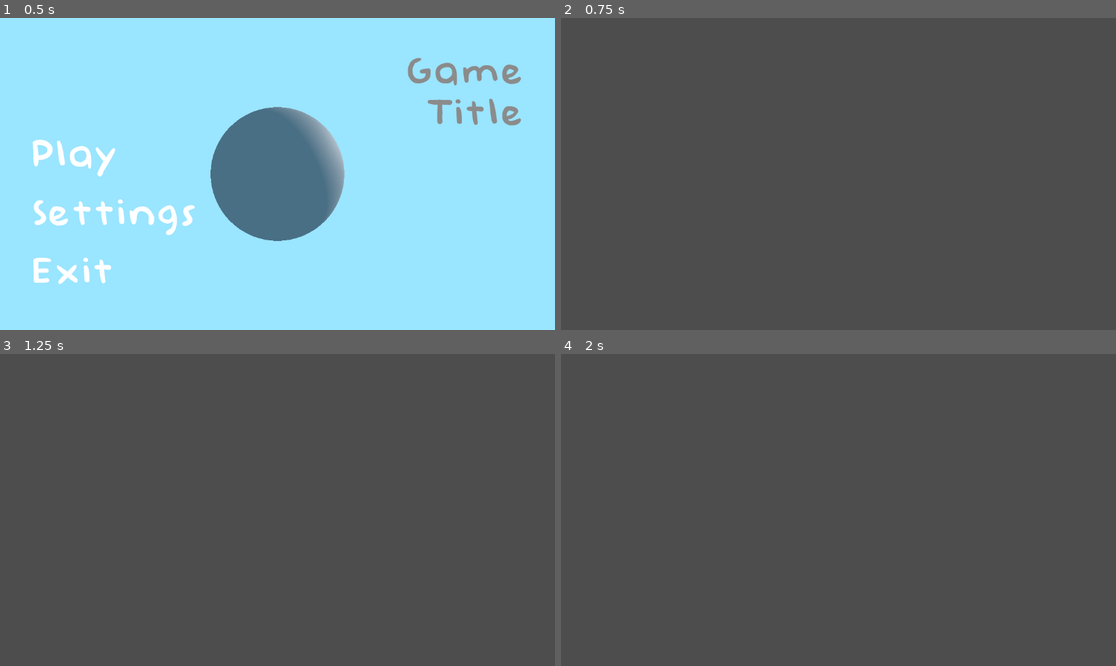
Above: before the commit, frames 1-4 (two rows, left to right).
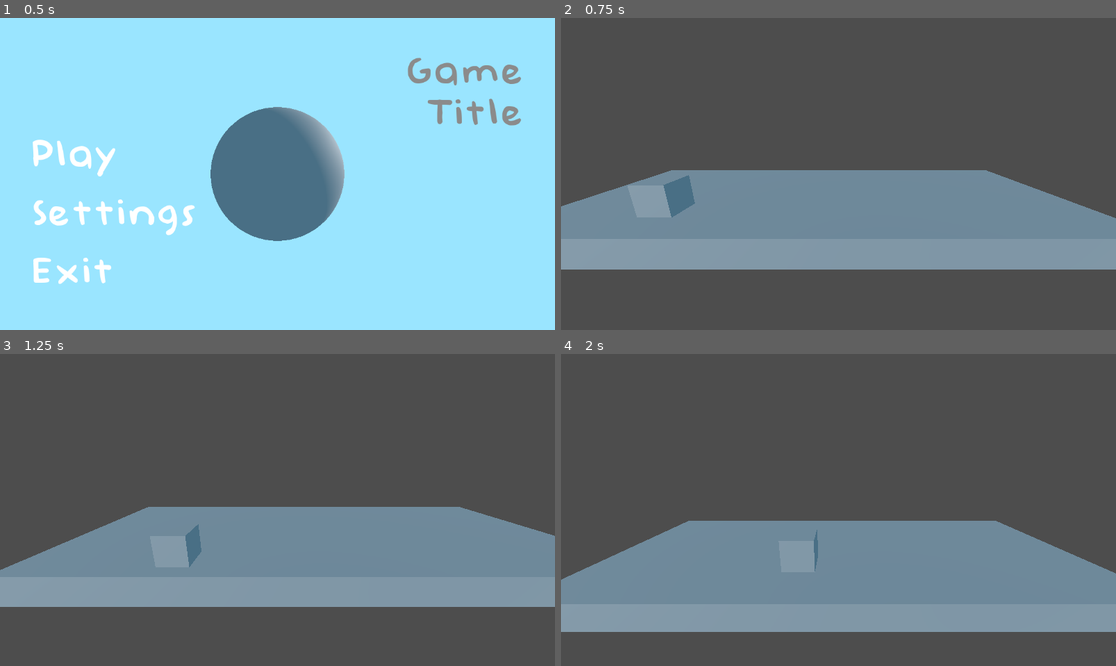
Above: after the commit, the same moments.

Repository: Nof-va/13dt1-nofo
Game: Godot game, scene res://Scenes/menu.tscn
The game is run twice, just before and just after one commit, with the same random seed, the same clock (stepped at 60 frames per second) and the same inputs.
Inputs:
- Up to frame 1 (0.5 s): no input
- Up to frame 2 (0.75 s): click "Settings" at 0.5 s
- Up to frame 3 (1.25 s): no input
- Up to frame 4 (2 s): tap Enter (ui_accept) at 1.25, 1.52, 1.82 s; hold D (move_right, bound only after the commit) from 1.28 s (still down); tap W (move_away, bound only after the commit) at 1.35 s; tap S (move_toward, bound only after the commit) at 1.55 s

Frame 1 is identical in both runs. In frame 2, 29% of the frame differs, in the area x 0-100%, y 48-81%; in frame 3, 29%; in frame 4, 32%, in the area x 0-100%, y 53-90%.

Commit message:
Player avatar progression
Not all parts of the player have been coded and implemented but basic movement and camera mechanisms are functional

Diff:
--- a/13dt1-as91907-project/Scenes/gameplay.tscn
+++ b/13dt1-as91907-project/Scenes/gameplay.tscn
@@ -1,3 +1,28 @@
-[gd_scene format=3 uid="uid://3t18mjro8ddi"]
+[gd_scene load_steps=4 format=3 uid="uid://3t18mjro8ddi"]
+
+[ext_resource type="PackedScene" uid="uid://qyvxj6m7bb1f" path="res://Scenes/playerbody.tscn" id="1_1bkrg"]
+
+[sub_resource type="BoxMesh" id="BoxMesh_l6dbt"]
+
+[sub_resource type="BoxShape3D" id="BoxShape3D_73yyx"]
+size = Vector3(19.3193, 1, 7.2934)
 
 [node name="Node3D" type="Node3D"]
+
+[node name="Node3D2" parent="." instance=ExtResource("1_1bkrg")]
+transform = Transform3D(1, 0, 0, 0, 1, 0, 0, 0, 1, -4.74864, 1.49905, 0)
+
+[node name="StaticBody3D" type="StaticBody3D" parent="."]
+transform = Transform3D(1, 0, 0, 0, 1, 0, 0, 0, 1, 0, 0, -2.67251)
+
+[node name="MeshInstance3D" type="MeshInstance3D" parent="StaticBody3D"]
+transform = Transform3D(19.3251, 0, 0, 0, 1, 0, 0, 0, 7.2974, 0, 0, 0)
+mesh = SubResource("BoxMesh_l6dbt")
+skeleton = NodePath("")
+
+[node name="CollisionShape3D" type="CollisionShape3D" parent="StaticBody3D"]
+transform = Transform3D(1, 0, 0, 0, 1, 0, 0, 0, 1, -0.0015564, 0, -0.000335693)
+shape = SubResource("BoxShape3D_73yyx")
+
+[node name="DirectionalLight3D" type="DirectionalLight3D" parent="."]
+transform = Transform3D(0.536563, 0.25173, -0.805439, 1.12812e-08, 0.95447, 0.298308, 0.84386, -0.160061, 0.512133, -7.45239, 7.95387, 12.1655)
--- a/13dt1-as91907-project/Scenes/menu.tscn
+++ b/13dt1-as91907-project/Scenes/menu.tscn
@@ -4,7 +4,7 @@
 [ext_resource type="FontFile" uid="uid://btb3f2dkr6xkn" path="res://Fonts/Baby Doll.ttf" id="1_ffcq7"]
 [ext_resource type="Script" path="res://Scripts/startbtn.gd" id="3_2mmim"]
 [ext_resource type="Script" path="res://Scripts/settingsbtn.gd" id="4_s8dp1"]
-[ext_resource type="Script" path="res://exitbtn.gd" id="5_6b7di"]
+[ext_resource type="Script" path="res://Scripts/exitbtn.gd" id="5_6b7di"]
 
 [sub_resource type="Environment" id="Environment_y6j1k"]
 background_mode = 1
--- /dev/null
+++ b/13dt1-as91907-project/Scenes/playerbody.tscn
@@ -0,0 +1,25 @@
+[gd_scene load_steps=4 format=3 uid="uid://qyvxj6m7bb1f"]
+
+[ext_resource type="Script" path="res://Scripts/playerbody.gd" id="1_qyis3"]
+
+[sub_resource type="BoxMesh" id="BoxMesh_dd1i8"]
+
+[sub_resource type="BoxShape3D" id="BoxShape3D_1m5js"]
+
+[node name="Node3D" type="CharacterBody3D"]
+script = ExtResource("1_qyis3")
+
+[node name="MeshInstance3D" type="MeshInstance3D" parent="."]
+mesh = SubResource("BoxMesh_dd1i8")
+
+[node name="CollisionShape3D" type="CollisionShape3D" parent="."]
+shape = SubResource("BoxShape3D_1m5js")
+
+[node name="controller" type="Node3D" parent="."]
+top_level = true
+
+[node name="target" type="Node3D" parent="controller"]
+transform = Transform3D(1, 0, 0, 0, 0.961454, 0.274966, 0, -0.274966, 0.961454, 2.5, 2.778, 5.818)
+
+[node name="Camera3D" type="Camera3D" parent="controller/target"]
+transform = Transform3D(1, 0, 0, 0, 1, 0, 0, 0, 1, 0, 0, 0)
--- /dev/null
+++ b/13dt1-as91907-project/Scripts/playerbody.gd
@@ -0,0 +1,33 @@
+extends CharacterBody3D
+
+
+const SPEED = 5.0
+const JUMP_VELOCITY = 4.5
+
+
+func _physics_process(delta: float) -> void:
+
+	# Add the gravity.
+	if not is_on_floor():
+		velocity += get_gravity() * delta
+
+	# Handle jump.
+	if Input.is_action_just_pressed("ui_accept") and is_on_floor():
+		velocity.y = JUMP_VELOCITY
+
+	# Get the input direction and handle the movement/deceleration.
+	# As good practice, you should replace UI actions with custom gameplay actions.
+	var input_dir := Input.get_vector("move_left", "move_right", "move_away", "move_toward")
+	var direction := (transform.basis * Vector3(input_dir.x, 0, input_dir.y)).normalized()
+	if direction:
+		velocity.x = direction.x * SPEED
+		velocity.z = direction.z * SPEED
+	else:
+		velocity.x = move_toward(velocity.x, 0, SPEED)
+		velocity.z = move_toward(velocity.z, 0, SPEED)
+
+	move_and_slide()
+
+	#Camera controller follow player_body position but not on z axis
+	$controller.position.x = lerp($controller.position.x, position.x, 0.05)
+	$controller.position.y = lerp($controller.position.y, position.y, 0.1)
--- a/13dt1-as91907-project/project.godot
+++ b/13dt1-as91907-project/project.godot
@@ -14,3 +14,51 @@
 run/main_scene="res://Scenes/menu.tscn"
 config/features=PackedStringArray("4.3", "Forward Plus")
 config/icon="res://icon.svg"
+
+[input]
+
+move_left={
+"deadzone": 0.5,
+"events": [Object(InputEventKey,"resource_local_to_scene":false,"resource_name":"","device":-1,"window_id":0,"alt_pressed":false,"shift_pressed":false,"ctrl_pressed":false,"meta_pressed":false,"pressed":false,"keycode":0,"physical_keycode":65,"key_label":0,"unicode":97,"location":0,"echo":false,"script":null)
+, Object(InputEventKey,"resource_local_to_scene":false,"resource_name":"","device":-1,"window_id":0,"alt_pressed":false,"shift_pressed":false,"ctrl_pressed":false,"meta_pressed":false,"pressed":false,"keycode":0,"physical_keycode":4194319,"key_label":0,"unicode":0,"location":0,"echo":false,"script":null)
+]
+}
+move_right={
+"deadzone": 0.5,
+"events": [Object(InputEventKey,"resource_local_to_scene":false,"resource_name":"","device":-1,"window_id":0,"alt_pressed":false,"shift_pressed":false,"ctrl_pressed":false,"meta_pressed":false,"pressed":false,"keycode":0,"physical_keycode":68,"key_label":0,"unicode":100,"location":0,"echo":false,"script":null)
+, Object(InputEventKey,"resource_local_to_scene":false,"resource_name":"","device":-1,"window_id":0,"alt_pressed":false,"shift_pressed":false,"ctrl_pressed":false,"meta_pressed":false,"pressed":false,"keycode":0,"physical_keycode":4194321,"key_label":0,"unicode":0,"location":0,"echo":false,"script":null)
+]
+}
+move_away={
+"deadzone": 0.5,
+"events": [Object(InputEventKey,"resource_local_to_scene":false,"resource_name":"","device":-1,"window_id":0,"alt_pressed":false,"shift_pressed":false,"ctrl_pressed":false,"meta_pressed":false,"pressed":false,"keycode":0,"physical_keycode":87,"key_label":0,"unicode":119,"location":0,"echo":false,"script":null)
+, Object(InputEventKey,"resource_local_to_scene":false,"resource_name":"","device":-1,"window_id":0,"alt_pressed":false,"shift_pressed":false,"ctrl_pressed":false,"meta_pressed":false,"pressed":false,"keycode":0,"physical_keycode":4194320,"key_label":0,"unicode":0,"location":0,"echo":false,"script":null)
+]
+}
+move_toward={
+"deadzone": 0.5,
+"events": [Object(InputEventKey,"resource_local_to_scene":false,"resource_name":"","device":-1,"window_id":0,"alt_pressed":false,"shift_pressed":false,"ctrl_pressed":false,"meta_pressed":false,"pressed":false,"keycode":0,"physical_keycode":83,"key_label":0,"unicode":115,"location":0,"echo":false,"script":null)
+, Object(InputEventKey,"resource_local_to_scene":false,"resource_name":"","device":-1,"window_id":0,"alt_pressed":false,"shift_pressed":false,"ctrl_pressed":false,"meta_pressed":false,"pressed":false,"keycode":0,"physical_keycode":4194322,"key_label":0,"unicode":0,"location":0,"echo":false,"script":null)
+]
+}
+cycle_left={
+"deadzone": 0.5,
+"events": [Object(InputEventKey,"resource_local_to_scene":false,"resource_name":"","device":-1,"window_id":0,"alt_pressed":false,"shift_pressed":false,"ctrl_pressed":false,"meta_pressed":false,"pressed":false,"keycode":0,"physical_keycode":81,"key_label":0,"unicode":113,"location":0,"echo":false,"script":null)
+]
+}
+cycle_right={
+"deadzone": 0.5,
+"events": [Object(InputEventKey,"resource_local_to_scene":false,"resource_name":"","device":-1,"window_id":0,"alt_pressed":false,"shift_pressed":false,"ctrl_pressed":false,"meta_pressed":false,"pressed":false,"keycode":0,"physical_keycode":69,"key_label":0,"unicode":101,"location":0,"echo":false,"script":null)
+]
+}
+pause={
+"deadzone": 0.5,
+"events": [Object(InputEventKey,"resource_local_to_scene":false,"resource_name":"","device":-1,"window_id":0,"alt_pressed":false,"shift_pressed":false,"ctrl_pressed":false,"meta_pressed":false,"pressed":false,"keycode":0,"physical_keycode":4194305,"key_label":0,"unicode":0,"location":0,"echo":false,"script":null)
+, Object(InputEventKey,"resource_local_to_scene":false,"resource_name":"","device":-1,"window_id":0,"alt_pressed":false,"shift_pressed":false,"ctrl_pressed":false,"meta_pressed":false,"pressed":false,"keycode":0,"physical_keycode":80,"key_label":0,"unicode":112,"location":0,"echo":false,"script":null)
+]
+}
+mute={
+"deadzone": 0.5,
+"events": [Object(InputEventKey,"resource_local_to_scene":false,"resource_name":"","device":-1,"window_id":0,"alt_pressed":false,"shift_pressed":false,"ctrl_pressed":false,"meta_pressed":false,"pressed":false,"keycode":0,"physical_keycode":77,"key_label":0,"unicode":109,"location":0,"echo":false,"script":null)
+]
+}
Renamed: 13dt1-as91907-project/exitbtn.gd -> 13dt1-as91907-project/Scripts/exitbtn.gd
